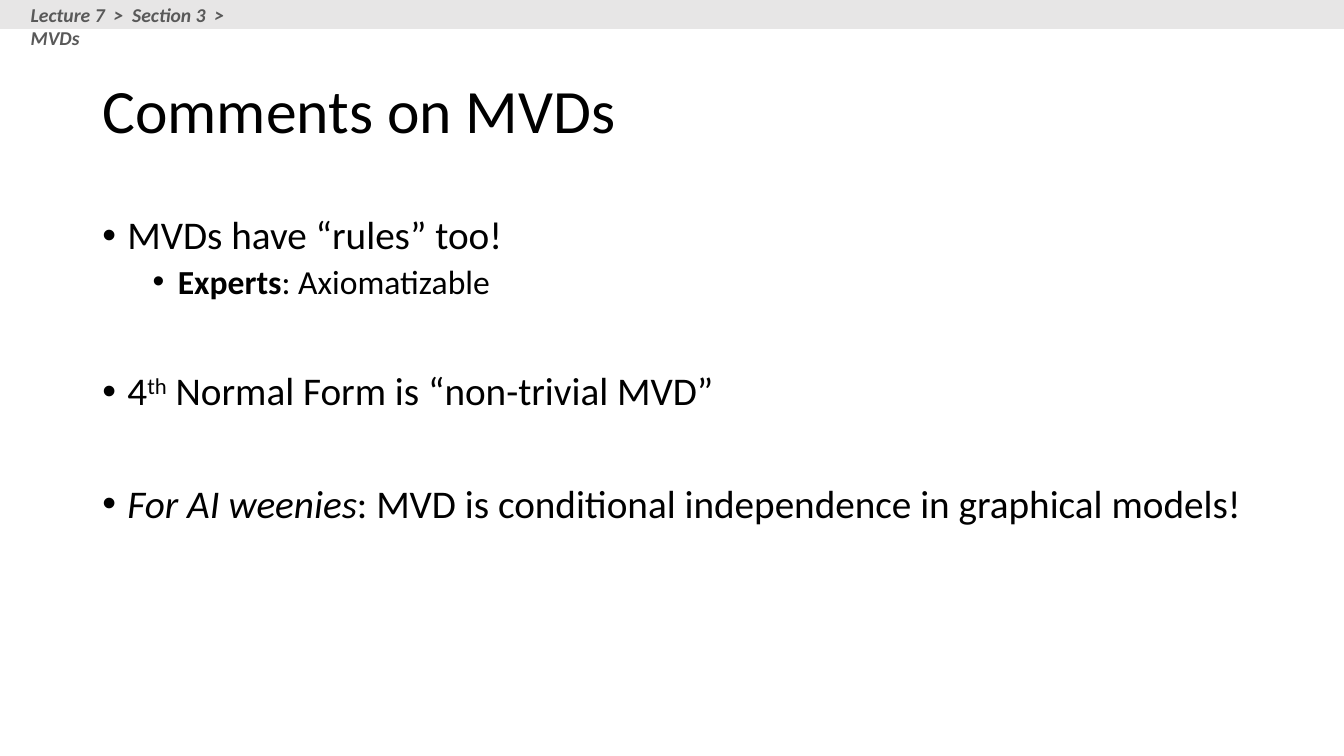
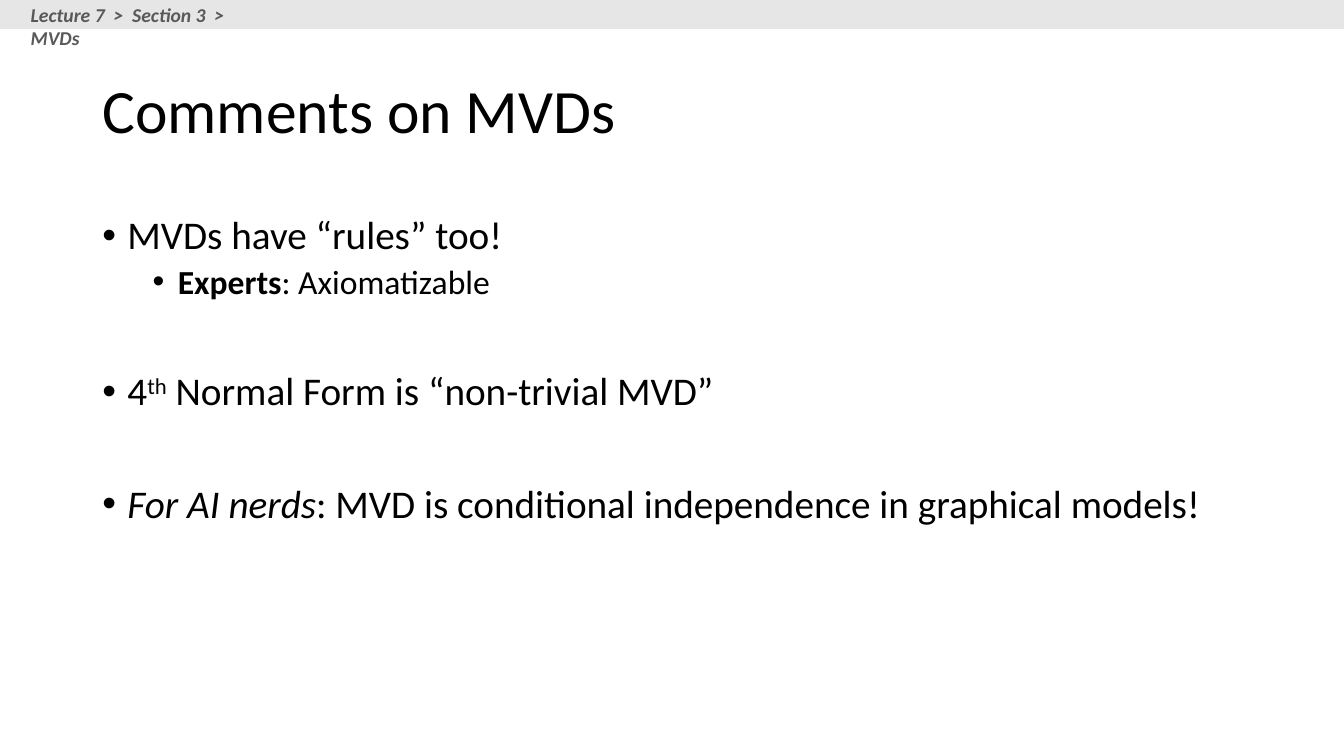
Before and after one commit to XIEQ/cs145-notebooks, a slide deck: slide 120 of lecture-5-7/Lecture_5_7_DB_Design.pptx (slide 125 before the commit). Drawn at 1344x756 pixels with LibreOffice and Linux fonts; fonts in the diff are those of the drawing. Boxes give left, top, right and bottom in pixels: in the first picture for what was removed or moved away, otherwise in the second. Text is boxed around its words. In the diff, an @@ line names an element or a change of style, - is before the commit and + after.

```diff
--- a/lecture-5-7/Lecture_5_7_DB_Design.pptx
+++ b/lecture-5-7/Lecture_5_7_DB_Design.pptx
@@ text at bbox=[127, 490, 1200, 525]: text changed @@
-• For AI weenies: MVD is conditional independence in graphical models!
+• For AI nerds: MVD is conditional independence in graphical models!
```
Also in this commit, not shown: 9 other slides changed, 1 slide added, 6 slides removed, 4 other files.
